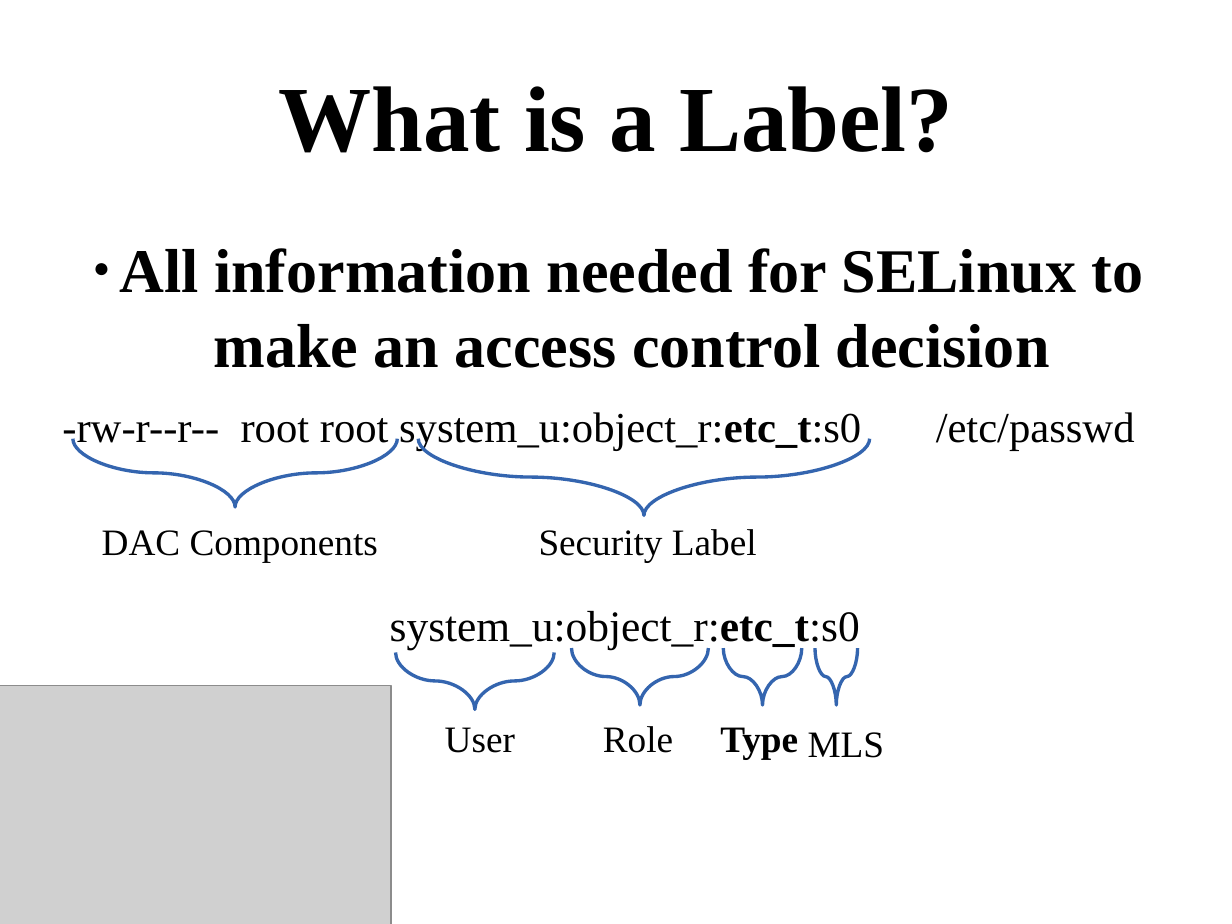
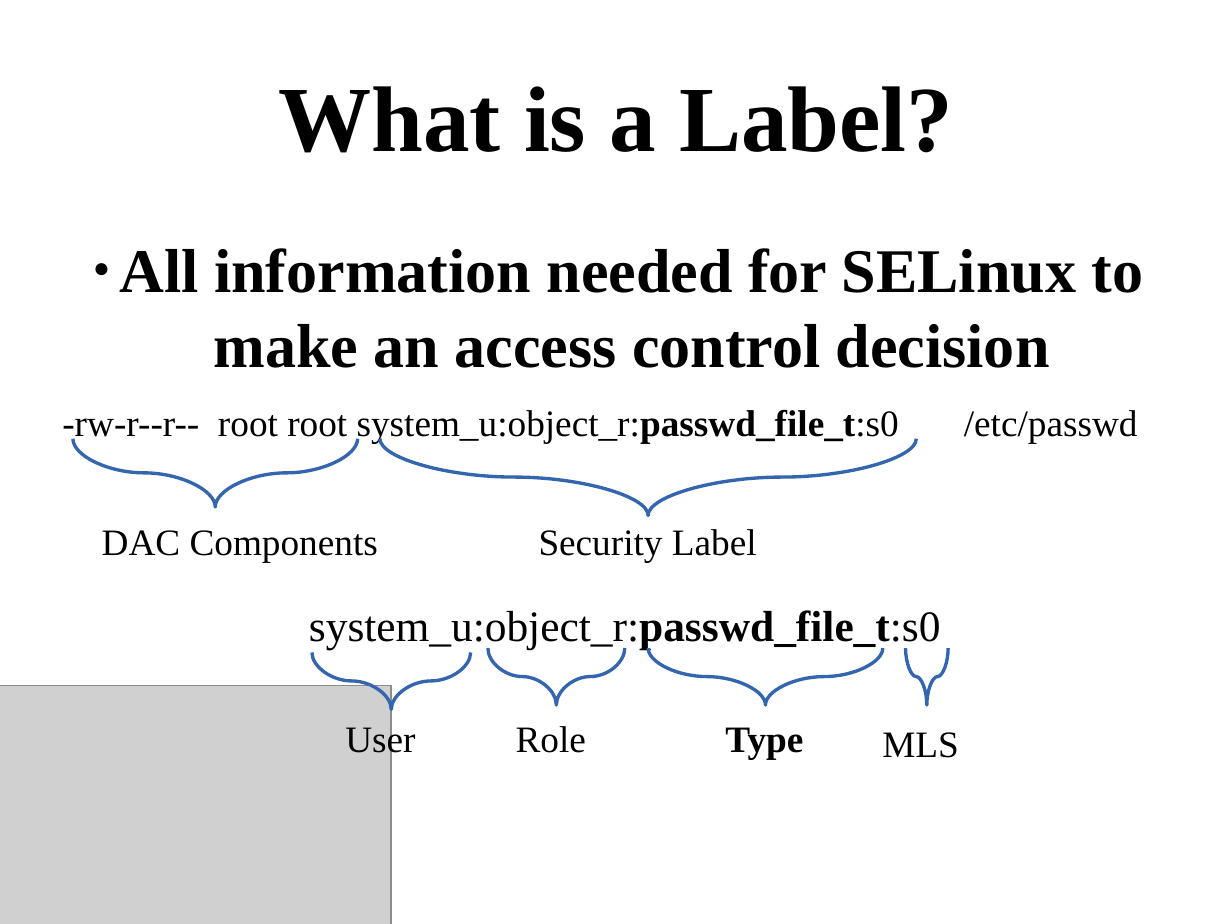
Before and after one commit to dpquigl/demystifying-selinux, a slide deck: slide 14 of demystifying-selinux-part2/demystifying_selinux_part2.odp. Drawn at 1232x924 pixels with LibreOffice and Linux fonts; fonts in the diff are those of the drawing; grey boxes stand for pictures. Boxes give left, top, right and bottom in pixels: in the first picture for what was removed or moved away, otherwise in the second. Text is boxed around its words. In the diff, an @@ line names an element or a change of style, - is before the commit and + after.

Commit message:
Update Links in Slides
Update the various mailing list addresses and other links which are
either no longer valid or have moved. Resolves issue #1.

```diff
--- a/demystifying-selinux-part2/demystifying_selinux_part2.odp
+++ b/demystifying-selinux-part2/demystifying_selinux_part2.odp
@@ text at <box>62,409,1138,444</box>: text changed; size 27.5 to 24 pt @@
--rw-r--r-- root root system_u:object_r:etc_t:s0 /etc/passwd
+-rw-r--r-- root root system_u:object_r:passwd_file_t:s0 /etc/passwd
@@ freeform shape: place and size @@
-freeform shape at <box>73,439,397,507</box>
+freeform shape at <box>73,439,358,508</box>
@@ freeform shape: place and size @@
-freeform shape at <box>419,439,870,516</box>
+freeform shape at <box>381,439,917,516</box>
@@ text at <box>309,610,941,649</box>: text changed @@
-system_u:object_r:etc_t:s0
+system_u:object_r:passwd_file_t:s0
@@ freeform shape: place and size @@
-freeform shape at <box>395,652,554,709</box>
+freeform shape at <box>312,652,471,709</box>
@@ freeform shape: place and size @@
-freeform shape at <box>571,648,709,705</box>
+freeform shape at <box>487,648,625,705</box>
@@ freeform shape: place and size @@
-freeform shape at <box>816,648,858,705</box>
+freeform shape at <box>649,648,884,705</box>
@@ freeform shape: place and size @@
-freeform shape at <box>724,648,802,705</box>
+freeform shape at <box>906,648,949,705</box>
@@ text "User" rewrapped from <box>445,727,515,753</box> to <box>345,724,415,760</box> @@
@@ text "Role": place and size @@
-text "Role" at <box>603,726,673,753</box>
+text "Role" at <box>516,726,586,753</box>
@@ text "Type": place and size @@
-text "Type" at <box>720,727,798,760</box>
+text "Type" at <box>725,727,803,760</box>
@@ text "MLS": place and size @@
-text "MLS" at <box>808,732,885,758</box>
+text "MLS" at <box>882,732,959,758</box>
```
Also in this commit, not shown: 6 other slides changed, 1 slide removed, 2 other files.
